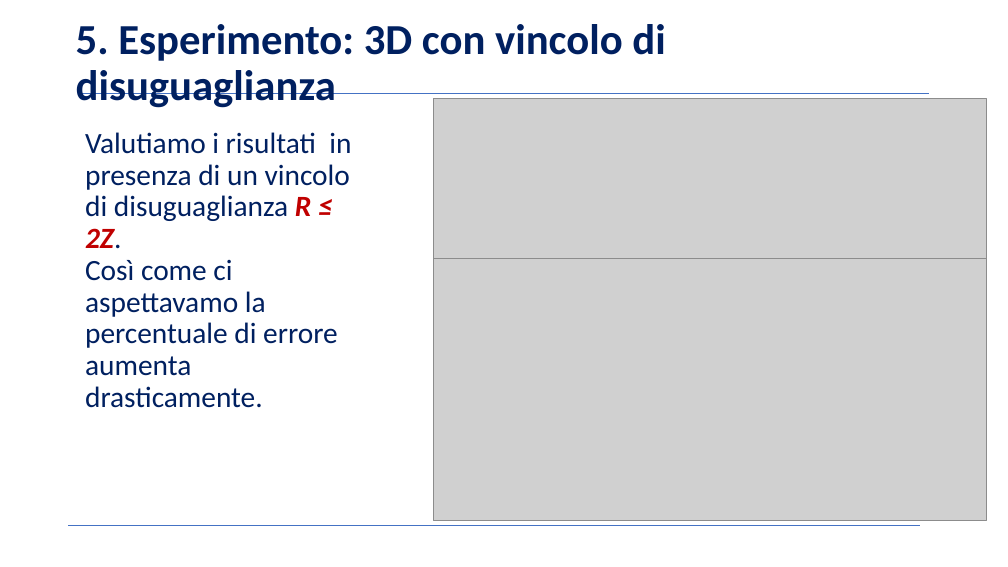
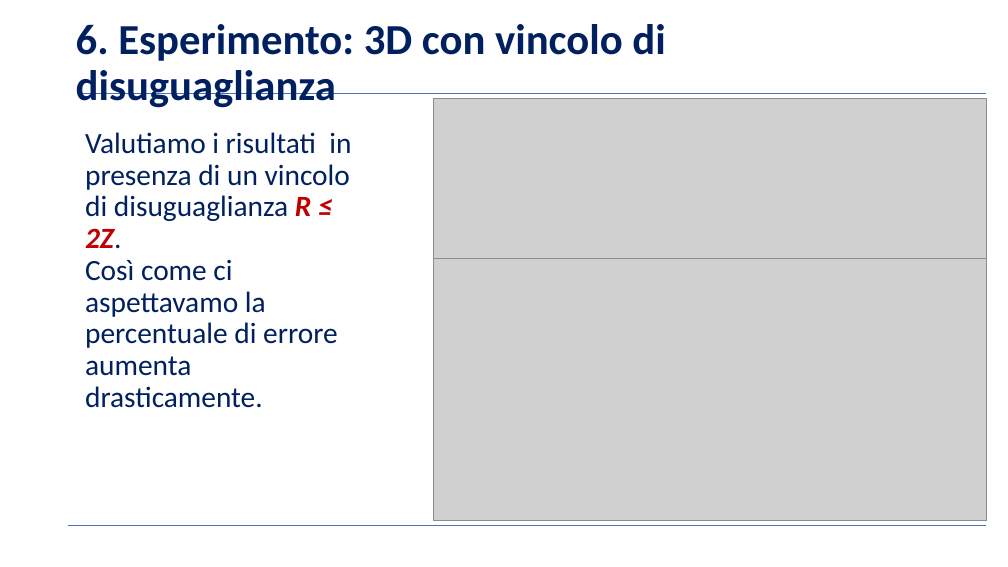
Before and after one commit to BernardoGiordano/NelderMeadMethod, a slide deck: slide 13 of writeup/Slides.pptx (slide 11 before the commit). Drawn at 1008x567 pixels with LibreOffice and Linux fonts; fonts in the diff are those of the drawing; grey boxes stand for pictures; background and template pictures are left out. Boxes give left, top, right and bottom in pixels: in the first picture for what was removed or moved away, otherwise in the second. Text is boxed around its words. In the diff, an @@ line names an element or a change of style, - is before the commit and + after.

```diff
--- a/writeup/Slides.pptx
+++ b/writeup/Slides.pptx
@@ text at (76,24,665,108): text changed @@
-5. Esperimento: 3D con vincolo di disuguaglianza
+6. Esperimento: 3D con vincolo di disuguaglianza
@@ line moved from (78, 94) - (929, 94) to (78, 94) - (987, 94) @@
@@ line moved from (68, 526) - (920, 526) to (68, 526) - (987, 526) @@
```
Also in this commit, not shown: 9 other slides changed, 3 slides added.
